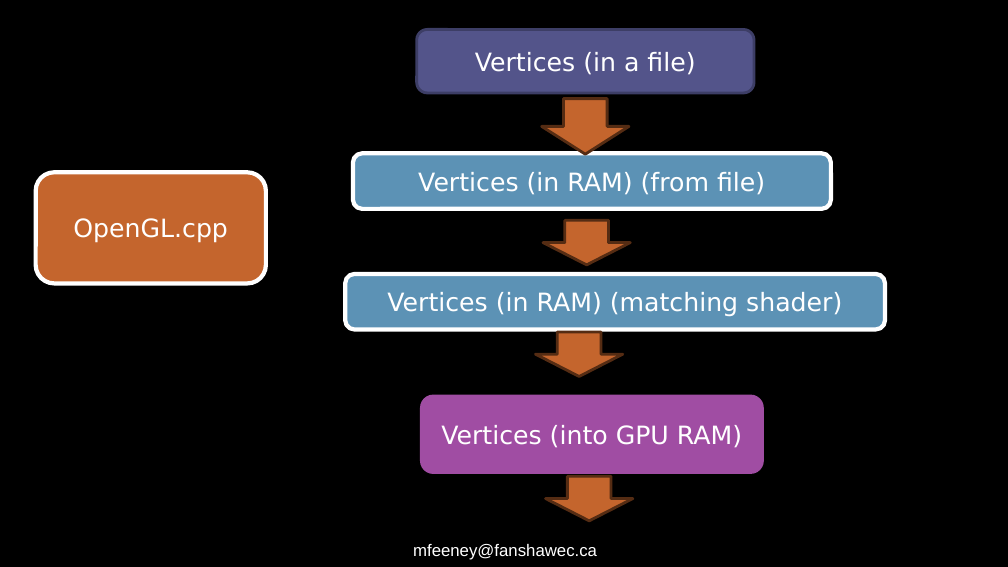
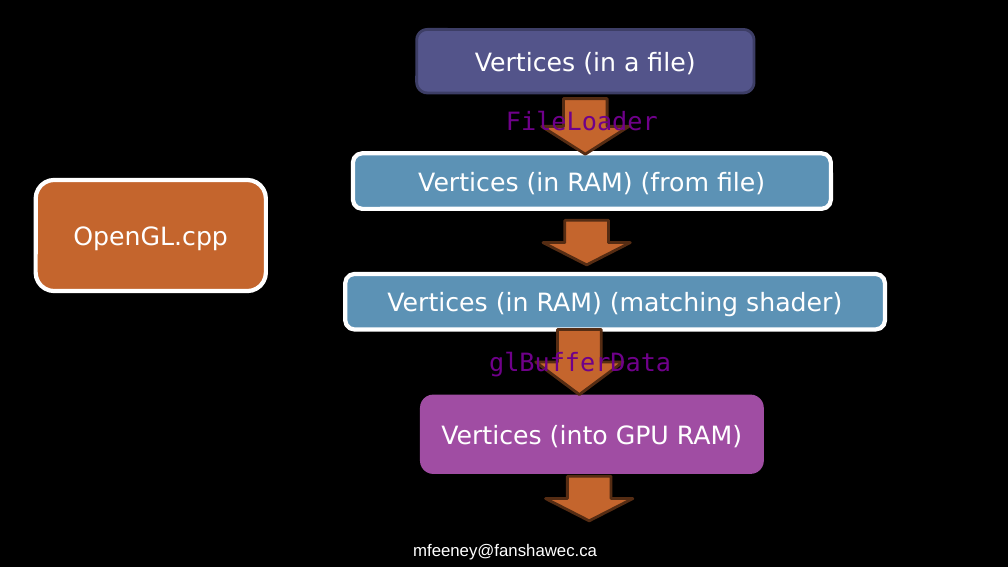
Before and after one commit to FeeneyCodes/INFO3111S24, a slide deck: slide 3 of Lectures/Day_02 (Thursday, May 9th, 2024)/Day_02_On_screen_Notes.pptx. Drawn at 1008x567 pixels with LibreOffice and Linux fonts; fonts in the diff are those of the drawing. Boxes give left, top, right and bottom in pixels: in the first picture for what was removed or moved away, otherwise in the second. Text is boxed around its words. In the diff, an @@ line names an element or a change of style, - is before the commit and + after.

```diff
--- a/Lectures/Day_02 (Thursday, May 9th, 2024)/Day_02_On_screen_Notes.pptx
+++ b/Lectures/Day_02 (Thursday, May 9th, 2024)/Day_02_On_screen_Notes.pptx
@@ text added at [506,109,658,136], 18 pt, text #6F008A @@
+FileLoader
@@ rounded rectangle "OpenGL.cpp": place and size @@
-rounded rectangle "OpenGL.cpp" at [35,172,265,283]
+rounded rectangle "OpenGL.cpp" at [35,180,265,291]
@@ text added at [489,350,671,377], 18 pt, text #6F008A @@
+glBufferData
@@ down arrow: place and size @@
-down arrow at [535,332,623,376]
+down arrow at [535,330,623,395]
```
Also in this commit, not shown: 1 other slide changed, 1 slide added, 9 other files.
